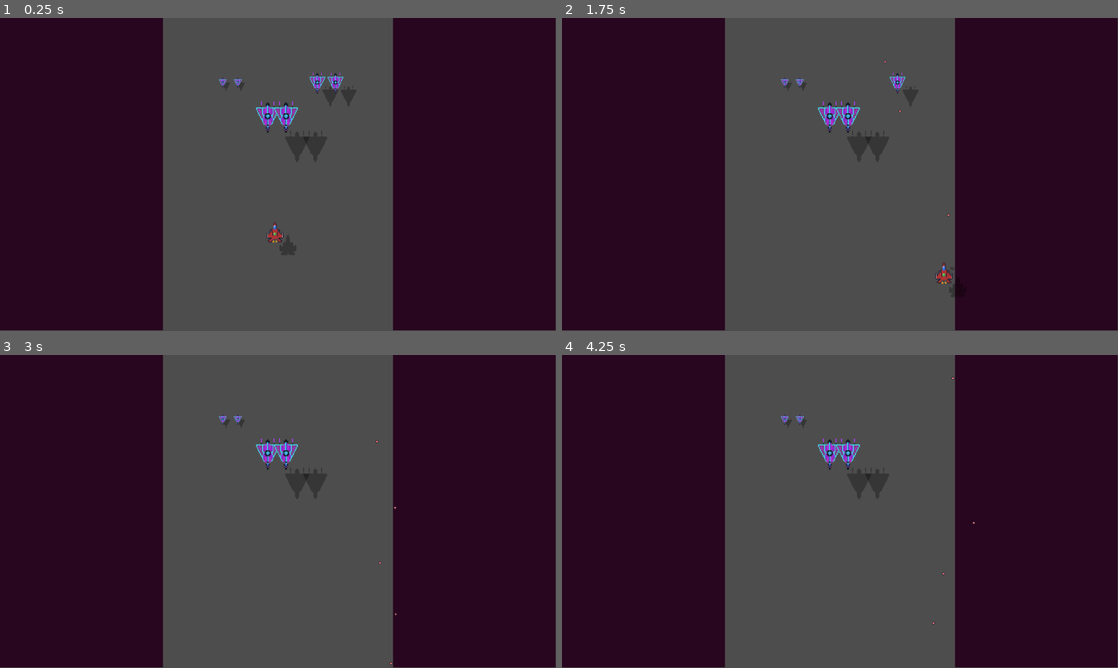
Above: before the commit, frames 1-4 (two rows, left to right).
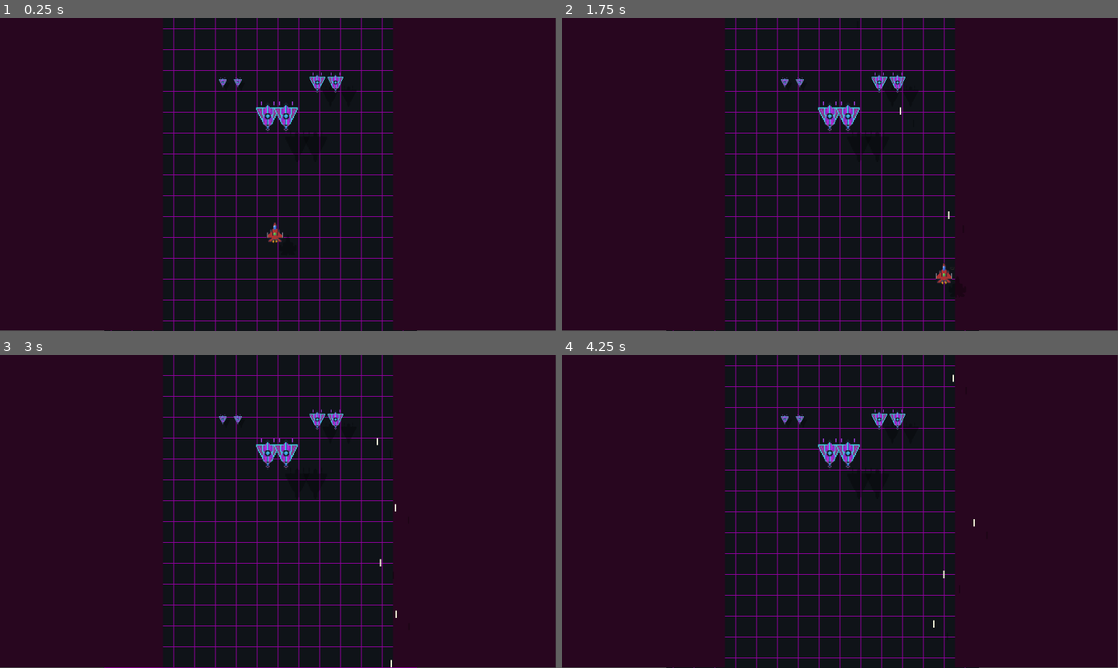
Above: after the commit, the same moments.

Repository: Nekupa-Studio/PlaneGame
Game: Godot game, scene res://scenes/prototype.tscn
Same seed, same stepped clock (60 frames per second), same inputs: the game is played once before the commit and once after it.
Inputs (mouse positions are in pixels of both pictures, inside the frame that each line leads up to):
- Up to frame 1 (0.25 s): no input
- Up to frame 2 (1.75 s): move the mouse to (962, 158) at 0.52 s; hold Right (right) 0.53-1.28 s; hold Space (shoot) 0.53-1.28 s; move the mouse to (728, 190) at 1.27 s; hold Down (down) from 1.28 s (still down); click (728, 190) at 1.35 s; tap Space (shoot) at 1.55 s
- Up to frame 3 (3 s): move the mouse to (333, 442) at 2.02 s; release Down (down) at 2.03 s; hold Right (right) 2.03-2.78 s; hold Space (shoot) 2.03-2.78 s; move the mouse to (250, 574) at 2.77 s; hold Up (up) from 2.78 s (still down); tap Space (shoot) at 2.85 s
- Up to frame 4 (4.25 s): move the mouse to (1006, 558) at 3.52 s; release Up (up) at 3.53 s; hold Left (left) from 3.53 s (still down); hold Space (shoot) from 3.53 s (still down); click (1006, 558) at 3.6 s

The runs differ from the first frame. In frame 1, 41% of the frame differs, in the area x 18-75%, y 0-100%; in frame 2, 41%; in frame 3, 41%; in frame 4, 41%.

Commit message:
Refactor du code
I love static classes

Diff:
--- a/assets/bullet.tscn
+++ b/assets/bullet.tscn
@@ -4,7 +4,7 @@
 [ext_resource type="Script" path="res://scripts/bullet_handler.gd" id="1_x4um7"]
 
 [sub_resource type="RectangleShape2D" id="RectangleShape2D_5dat0"]
-size = Vector2(3, 3)
+size = Vector2(2, 11)
 
 [node name="Bullet" type="CharacterBody2D"]
 script = ExtResource("1_x4um7")
@@ -17,5 +17,7 @@
 [node name="hitbox" type="Area2D" parent="."]
 
 [node name="CollisionShape2D" type="CollisionShape2D" parent="hitbox"]
-position = Vector2(-0.5, 0.5)
+position = Vector2(0, 0.5)
 shape = SubResource("RectangleShape2D_5dat0")
+
+[connection signal="area_entered" from="hitbox" to="." method="_on_hitbox_area_entered"]
--- a/assets/player.tscn
+++ b/assets/player.tscn
@@ -58,7 +58,6 @@
 frame_progress = 0.539249
 
 [node name="Hitbox" type="Area2D" parent="."]
-visible = false
 
 [node name="Hitbox_shape" type="CollisionShape2D" parent="Hitbox"]
 shape = SubResource("RectangleShape2D_gttsf")
@@ -89,4 +88,4 @@
 position = Vector2(0, -0.5)
 shape = SubResource("RectangleShape2D_i15ph")
 
-[connection signal="area_entered" from="Hitbox" to="." method="_on_hitbox_entered"]
+[connection signal="area_entered" from="Hitbox" to="." method="_on_hitbox_area_entered"]
--- a/scenes/prototype.tscn
+++ b/scenes/prototype.tscn
@@ -69,8 +69,13 @@
 [node name="Prototype" type="Node2D"]
 material = SubResource("ShaderMaterial_6llqi")
 
+[node name="Camera2D" type="Camera2D" parent="."]
+scale = Vector2(1, 1)
+skew = 0.26529
+anchor_mode = 0
+zoom = Vector2(3, 3)
+
 [node name="Water" type="TileMap" parent="."]
-visible = false
 modulate = Color(0.701961, 0.701961, 0.701961, 1)
 z_index = -5
 texture_filter = 1
@@ -124,11 +129,6 @@
 grow_vertical = 2
 color = Color(0.156863, 0.0235294, 0.121569, 1)
 
-[node name="Camera2D" type="Camera2D" parent="."]
-skew = 0.26529
-anchor_mode = 0
-zoom = Vector2(3, 3)
-
 [node name="enemy" parent="." instance=ExtResource("3_cgmdh")]
 position = Vector2(342, 99)
 elevation = 0.0
--- a/scripts/bullet_handler.gd
+++ b/scripts/bullet_handler.gd
@@ -1,13 +1,12 @@
-extends CharacterBody2D
+extends CustomCharacter
 class_name Bullet
 
 const LIFETIME = 3
 
 var speed: int
 var direction: Vector2
-var elevation: float
-
 var time_lived: float = 0
+var penetration_power: int = 1
 
 func _physics_process(delta):
 	time_lived += delta
@@ -19,5 +18,10 @@
 	if time_lived > LIFETIME:
 		queue_free()
 
+func handle_hit():
+	penetration_power -= 1
+	if penetration_power <= 0:
+		queue_free()
+
 func _get_class():
 	return Bullet
--- /dev/null
+++ b/scripts/character_handler.gd
@@ -0,0 +1,33 @@
+extends CharacterBody2D
+class_name CustomCharacter
+
+@export_range(0,100) var elevation: float = 50
+
+var creator: Object
+var shadow
+
+func _ready():
+	for child in get_children():
+		if child is AnimatedSprite2D or child is Sprite2D:
+			shadow = Shadow.create_shadow(child)
+			add_child(shadow)
+
+func _on_hitbox_area_entered(area):
+	var col = area.get_parent()
+
+	var is_custom_class = col is CustomCharacter
+	var is_creation = col.creator == self
+	var is_creator = col == self.creator
+	var is_same_level = Elevation.check_state(self, col)
+
+	if is_custom_class and not (is_creation or is_creator) and is_same_level:
+		col.handle_hit()
+
+func _process(delta):
+	Elevation.update(self)
+
+func handle_hit():
+	print("this function seems to not have been overwritten in object: ", name, " please report to dev!")
+
+func _get_class():
+	return CustomCharacter
--- /dev/null
+++ b/scripts/elevation_handler.gd
@@ -0,0 +1,25 @@
+extends Node
+class_name Elevation
+
+const STATE_HEIGHT = 25
+
+enum ELEVATION_STATES {
+	HIGH = 3,
+	MIDDLE = 2,
+	LOW = 1
+}
+
+static func update(obj: CustomCharacter):
+	var elevation = obj.elevation
+	# Met à jour l'ombre, la taille et le z_index de l'object en fonction de l'élévation
+	obj.shadow.position = Shadow.SHADOW_OFFSET * ((elevation/100) + 0.5)
+	obj.scale = Vector2(1,1) * ((elevation/100) + 0.5)
+	obj.z_index = elevation
+
+static func get_elev_state(obj: CustomCharacter):
+	for state in ELEVATION_STATES:
+		if obj.elevation >= (ELEVATION_STATES[state] * STATE_HEIGHT) - 1:
+			return state
+
+static func check_state(obj1: CustomCharacter, obj2: CustomCharacter):
+	return get_elev_state(obj1) == get_elev_state(obj2)
--- a/scripts/player_handler.gd
+++ b/scripts/player_handler.gd
@@ -1,7 +1,8 @@
-extends CharacterBody2D
+extends CustomCharacter
 class_name Player # On nomme la classe afin de pouvoir noter : if [thingie] is Player:
 
 const BULLET_SCENE = preload("res://assets/bullet.tscn")
+const ELEV_LERP_FACTOR = 0.12
 
 # Variables de type "export", accessibles dans l'inspecteur
 @export var speed := 225
@@ -13,16 +14,9 @@
 
 # Variables accessibles dans tout le script
 var friction: float = 0.08 # valeur entre 0 et 1 équivalent d'un %
-var shadow: AnimatedSprite2D
 var attack_time: float = 0
 var gun_firing: int = 0
 var particle_systems: Array[CPUParticles2D]
-var elevation: float = 50 # Goes from 1-100, if you go down too much: KABOOM
-
-func _ready():
-	# Création de l'ombre
-	shadow = Shadow.create_shadow(sprite)
-	add_child(shadow)
 
 # Fonction appelée à chaque frame
 func _physics_process(delta):
@@ -36,15 +30,6 @@
 		shoot()
 		attack_time = 0
 
-func _process(delta):
-	elevation_update()
-
-func elevation_update():
-	# Met à jour l'ombre, la taille et le z_index de l'object en fonction de l'élévation
-	shadow.position = Shadow.SHADOW_OFFSET * ((elevation/100) + 0.5)
-	scale = Vector2(1,1) * ((elevation/100) + 0.5)
-	z_index = elevation
-
 func shoot():
 	var gun_positions = [$Gun1.global_position, $Gun2.global_position]
 	var bullet = BULLET_SCENE.instantiate()
@@ -55,10 +40,11 @@
 	gun_firing = (gun_firing+1)%2
 	var bullet_pos = [$Gun1.global_position, $Gun2.global_position][gun_firing]
 	bullet.position = bullet_pos
+	bullet.creator = self
 	bullet.scale = scale
-	bullet.top_level = true
 	bullet.elevation = elevation
 	bullet.z_index = elevation
+	bullet.top_level = true
 
 	# Code related to the firing particles
 	var shoot_particle = shoot_particle_system.duplicate()
@@ -78,16 +64,9 @@
 
 	# Système d'élévation, elev_in -> [0,100]
 	var elev_in = ((Input.get_axis("descent", "elevate")+1)/2) * 100
-	elevation = lerp(elevation, elev_in, friction)
+	elevation = lerp(elevation, elev_in, ELEV_LERP_FACTOR)
 
 	move_and_slide()
 
-# Fonction qui, lorsque que le signal d'une collision est reçu, est activée.
-func _on_hitbox_entered(area):
-	var col = area.get_parent()
-	if col is Enemy and abs(elevation - col.elevation) < 5:
-		queue_free()
-
-# Override get_class() function cuz it doesn't normally return custom classes.
 func _get_class():
 	return Player
--- a/scripts/weak_shooter_enemy_handler.gd
+++ b/scripts/weak_shooter_enemy_handler.gd
@@ -1,45 +1,10 @@
-extends CharacterBody2D
+extends CustomCharacter
 class_name Enemy
 
 @onready var sprite = $sprite
 
-@export_range(0,100) var elevation: float = 50
+func _process(delta):
+	Elevation.update(self)
 
-var shadow
-
-func _ready():
-	shadow = Shadow.create_shadow(sprite)
-	add_child(shadow)
-
-func _on_hitbox_area_entered(area):
-	var col = area.get_parent()
-
-	if not col.has_method("_get_class"):
-		# Maybe think about a better way to, yknow, handle this
-		print("Collision with non-custom class")
-		return
-
-	# yea imma need to do something better
-	if abs(elevation - col.elevation) > 5:
-		return
-
-	match col._get_class():
-		Player:
-			queue_free()
-		Bullet:
-			# TODO: Might add here an ability for bullet to not be deleted after first hit
-			# Something like : col.hit() -> hit_left - 1 and if hit_left == 0, then queue_free()
-			queue_free()
-
-func _process(delta):
-	elevation_update()
-
-func elevation_update():
-	# Met à jour l'ombre, la taille et le z_index de l'object en fonction de l'élévation
-	shadow.position = Shadow.SHADOW_OFFSET * ((elevation/100) + 0.5)
-	scale = Vector2(1,1) * ((elevation/100) + 0.5)
-	z_index = elevation
-
-# Override get_class() function cuz it doesn't normally return custom classes.
 func _get_class():
 	return Enemy
Binary file changed: imports/Bullet_placeholder.png
Binary file changed: imports/gridtest.png
